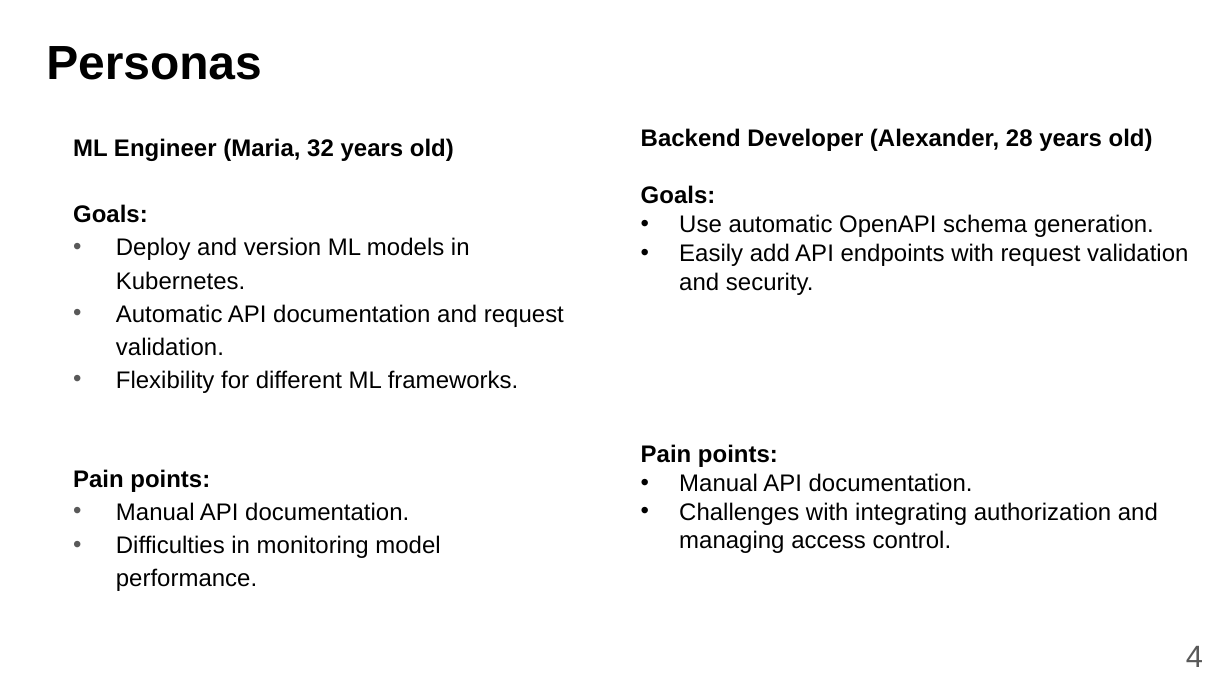
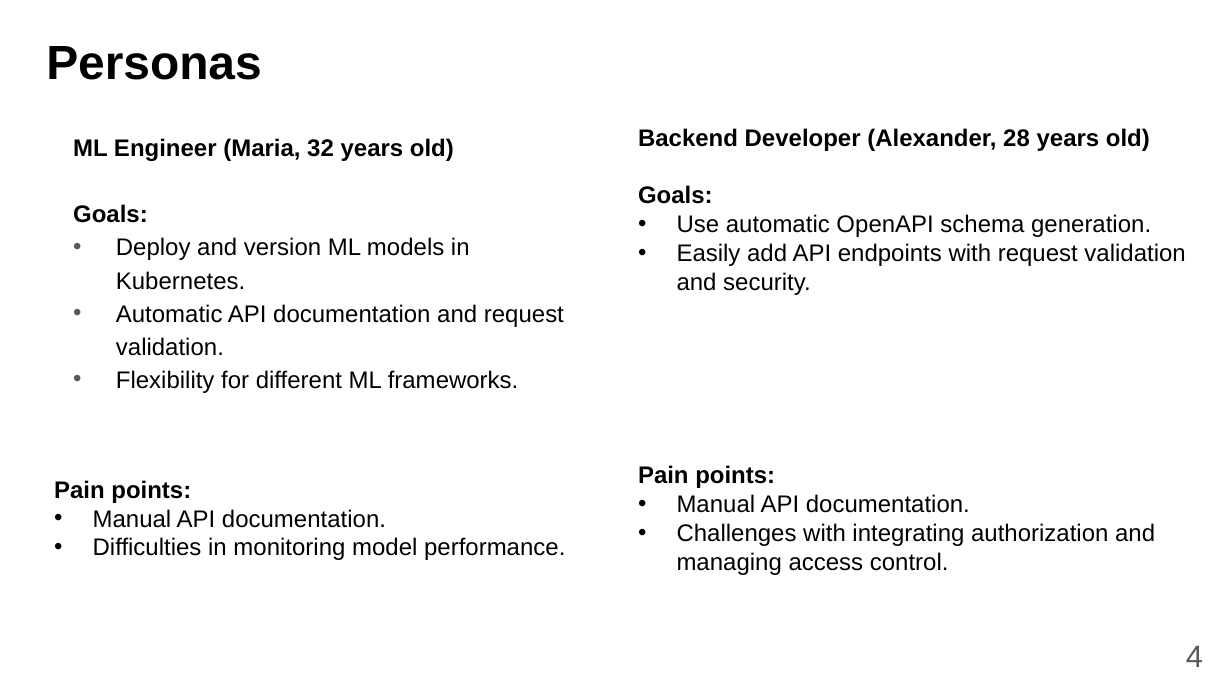
Before and after one commit to fanglores/Advanced-Software-Design, a slide deck: slide 4 of PracticeTasks/Final_Task/K8C_FinalTask1_(Task8).pptx. Drawn at 1232x693 pixels with LibreOffice and Linux fonts; fonts in the diff are those of the drawing. Boxes give left, top, right and bottom in pixels: in the first picture for what was removed or moved away, otherwise in the second. Text is boxed around its words. In the diff, an @@ line names an element or a change of style, - is before the commit and + after.

```diff
--- a/PracticeTasks/Final_Task/K8C_FinalTask1_(Task8).pptx
+++ b/PracticeTasks/Final_Task/K8C_FinalTask1_(Task8).pptx
@@ text at [641,444,1158,553]: paragraphs removed @@
-Pain points:
-• Manual API documentation.
-• Challenges with integrating authorization and managing access control.
@@ text at [73,469,440,591]: paragraphs removed @@
-Pain points:
-• Manual API documentation.
-• Difficulties in monitoring model performance.
@@ text added at [638,465,1155,575], 14 pt, text #000000 @@
+Pain points:
+• Manual API documentation.
+• Challenges with integrating authorization and managing access control.
@@ text added at [54,480,565,560], 14 pt, text #000000 @@
+Pain points:
+• Manual API documentation.
+• Difficulties in monitoring model performance.
```
Also in this commit, not shown: 2 other slides changed, 10 slides added, 2 other files.
